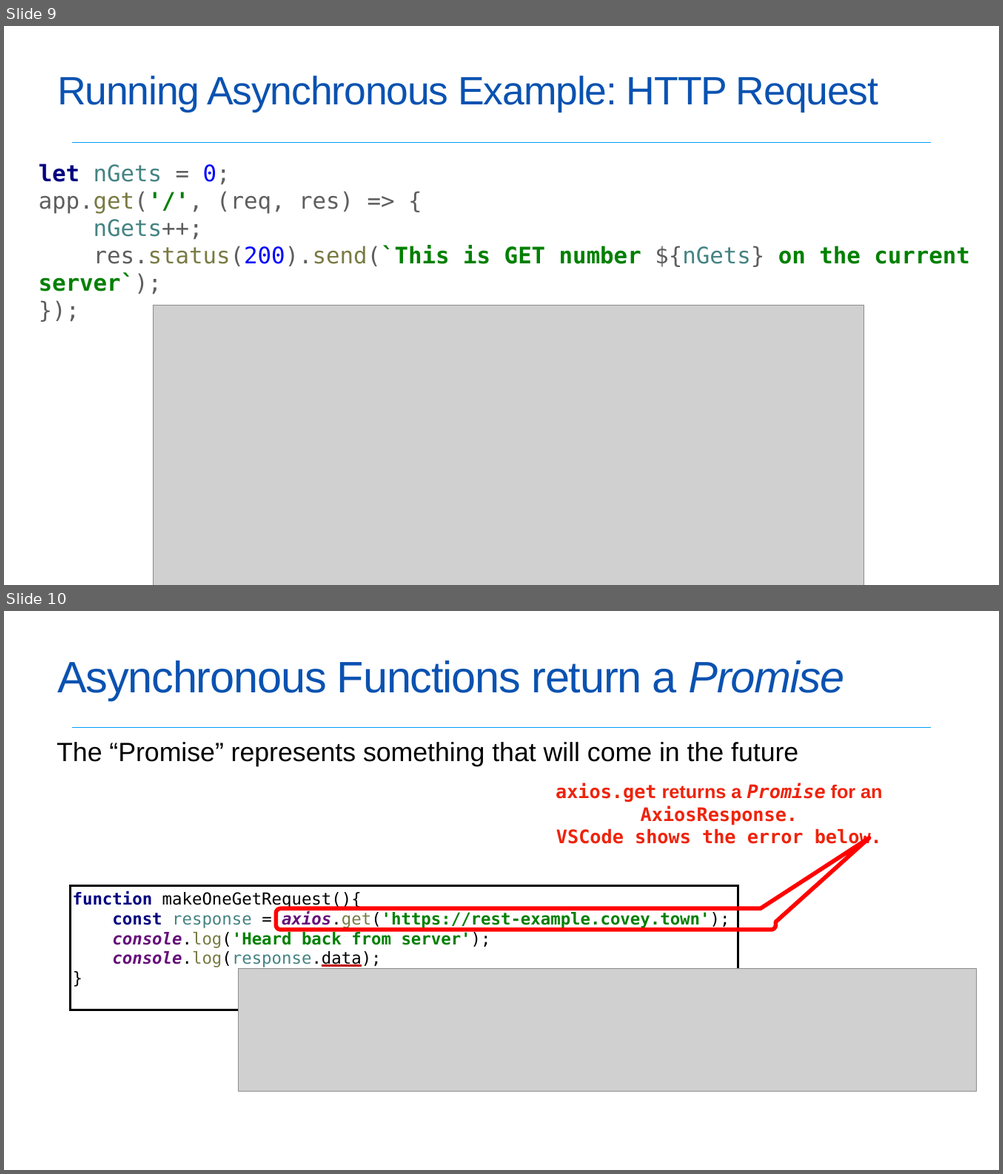
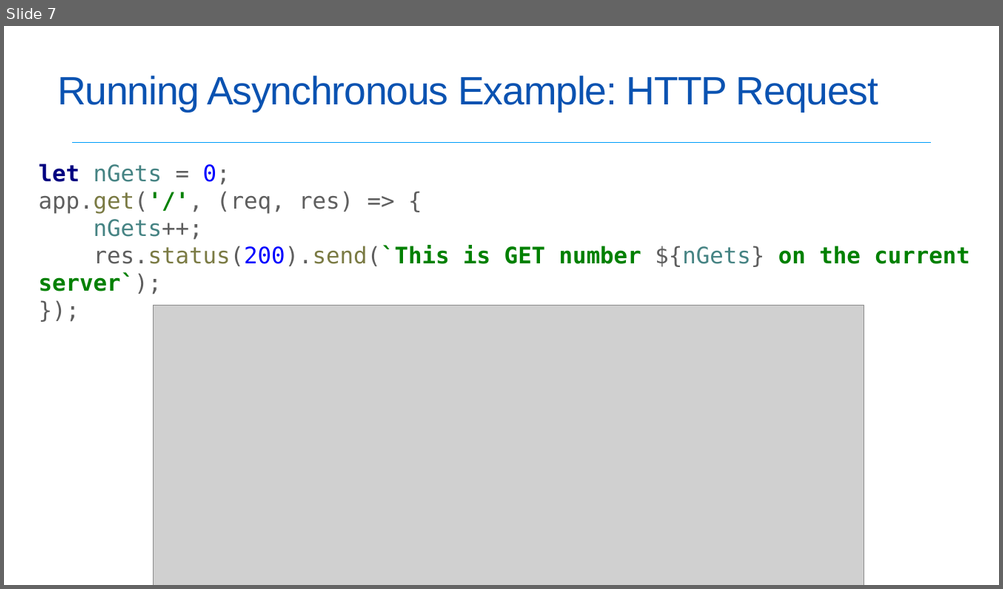
Before and after one commit to neu-se/CS4530-Spring-2022, a slide deck: Slides/Lesson 4.1 Concurrent Programming.pptx. Shown one above the other, each under a label of ours: slides 9 and 10 before the commit, slide 7 after it. The pictures are 1003x1174 and 1003x589 pixels, drawn with LibreOffice and Linux fonts; fonts in the diff are those of the drawing; grey boxes stand for pictures. Boxes give left, top, right and bottom in pixels: in the first picture for what was removed or moved away, otherwise in the second. Text is boxed around its words. In the diff, an @@ line names an element or a change of style, - is before the commit and + after.

```diff
--- a/Slides/Lesson 4.1 Concurrent Programming.pptx
+++ b/Slides/Lesson 4.1 Concurrent Programming.pptx
@@ slide 10 removed at <box>4,611,999,1170</box>, background #FFFFFF; not listed: 1 template element that a slide beside it also shows @@
@@ title removed at <box>57,661,844,701</box> @@
-Asynchronous Functions return a Promise
@@ text removed at <box>57,742,798,767</box> @@
-The “Promise” represents something that will come in the future
@@ text removed at <box>555,783,882,848</box> @@
-axios.get returns a Promise for an AxiosResponse.
-VSCode shows the error below.
@@ freeform shape removed at <box>276,838,869,930</box> @@
@@ rectangle removed at <box>71,886,738,1010</box> @@
-function makeOneGetRequest(){
-const response = axios.get('https://rest-example.covey.town');
-console.log('Heard back from server');
-console.log(response.data);
-}
@@ picture removed at <box>239,968,976,1091</box> @@
@@ line removed from (322, 966) to (361, 966) @@
@@ what was slide 9 is now slide 7 @@
```
Also in this commit, not shown: 16 slides changed, 4 other slides removed, 1 other file.
